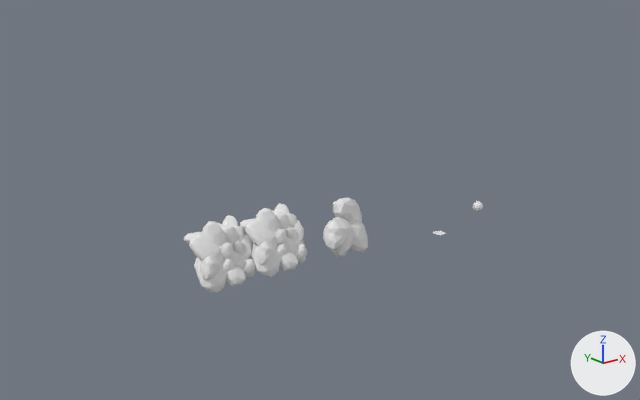
Renders of the Blender file Props.blend from each side of a commit.
Before and after are seen from a camera (50 mm lens) standing at (-114.7, -107.9, 56.1) and looking at (-28.3, 0.0, 12.9). The lights are fixed; the arrows at lower right show +X, +Y and +Z.
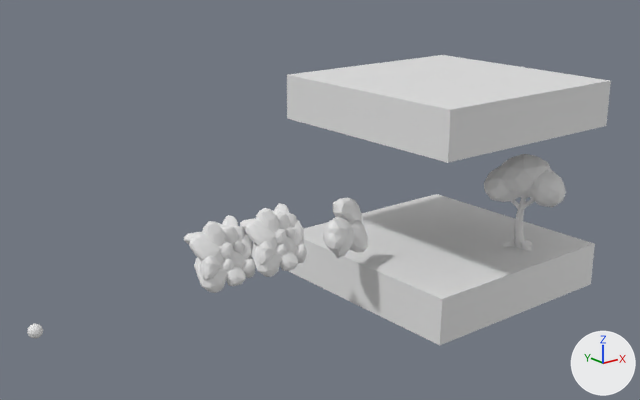
Changed parts and their boxes (x1, y1, x2, y2) in the pictures (640 x 400 px):
```json
{"object": "Cube.001", "change": "added", "after": [289, 194, 595, 345], "faces in mat_ground1 (white #e7e7e7)": [303, 194, 595, 311], "faces in mat_ground2 (white #e7e7e7)": [289, 251, 594, 345]}
{"object": "Cube.000", "change": "added", "after": [287, 55, 611, 163]}
{"object": "Icosphere", "change": "added", "after": [499, 154, 551, 198]}
{"object": "Icosphere.029", "change": "added", "after": [528, 170, 566, 207]}
{"object": "Icosphere.030", "change": "added", "after": [484, 166, 518, 202]}
{"object": "Cylinder", "change": "added", "after": [503, 197, 534, 251]}
{"object": "Icosphere.003", "change": "moved", "before": [473, 201, 483, 211], "after": [27, 324, 43, 339]}
```

The change, as JSON lines over the scene's bpy script:
```json
{"op": "add", "block": "mat_ground1", "code": ["mat_ground1 = principled_material('Ground1')", "mat_ground1.base_color = (0.8, 0.8, 0.8)  # white #e7e7e7"]}
{"op": "add", "block": "mat_ground2", "code": ["mat_ground2 = principled_material('Ground2')", "mat_ground2.base_color = (0.8, 0.8, 0.8)  # white #e7e7e7"]}
{"op": "add", "block": "me_cylinder", "code": ["me_cylinder = bpy.data.meshes.new('Cylinder')", "me_cylinder.from_pydata(...)  # 128 vertices, 110 faces; spans x -2.93..2.77, y -3.03..2.6, z 0.0..12.04", "me_cylinder.polygons.foreach_set('use_smooth', [True] * 110)"]}
{"op": "add", "block": "me_cube_040", "code": ["me_cube_040 = bpy.data.meshes.new('Cube.040')", "me_cube_040.from_pydata(...)  # a box spanning x -20.0..20.0, y -20.0..20.0, z -8.0..0.0"]}
{"op": "add", "block": "me_cube_039", "code": ["me_cube_039 = bpy.data.meshes.new('Cube.039')", "me_cube_039.from_pydata(...)  # 12 vertices, 10 faces; spans x -20.0..20.0, y -20.0..20.0, z -8.0..0.0", "# faces by material slot: [5, 5]", "me_cube_039.materials.append(mat_ground1)  # white #e7e7e7", "me_cube_039.materials.append(mat_ground2)  # white #e7e7e7"]}
{"op": "set", "path": "ob_icosphere_003.location", "old": "(8.5, -1.6, 4.9)", "new": "(-77.5, -1.6, 4.9)"}
{"op": "add", "block": "ob_icosphere_030", "code": ["ob_icosphere_030 = bpy.data.objects.new('Icosphere.030', me_icosphere_004.copy())  # the mesh of ob_icosphere_003", "ob_icosphere_030.location = (7.3, -9.1, 11.3)", "ob_icosphere_030.rotation_euler = (-0.431, -0.119, -0.0327)  # degrees (-25, -6.8, -1.9)", "ob_icosphere_030.scale = (4.19, 4.19, 3.35)"]}
{"op": "add", "block": "ob_icosphere_029", "code": ["ob_icosphere_029 = bpy.data.objects.new('Icosphere.029', me_icosphere_004.copy())  # the mesh of ob_icosphere_003", "ob_icosphere_029.location = (9.6, -15.8, 11.7)", "ob_icosphere_029.rotation_euler = (0.577, 0.332, 0.0803)  # degrees (33, 19, 4.6)", "ob_icosphere_029.scale = (3.91, 3.91, 3.13)"]}
{"op": "add", "block": "ob_icosphere", "code": ["ob_icosphere = bpy.data.objects.new('Icosphere', me_icosphere_004.copy())  # the mesh of ob_icosphere_003", "ob_icosphere.location = (8.7, -11.9, 13.1)", "ob_icosphere.rotation_euler = (-0.153, 0.0455, 0.00433)  # degrees (-8.8, 2.6, 0.2)", "ob_icosphere.scale = (4.95, 4.95, 3.96)"]}
{"op": "add", "block": "ob_cylinder", "code": ["ob_cylinder = bpy.data.objects.new('Cylinder', me_cylinder)", "ob_cylinder.location = (8.5, -12.4, 0.0)"]}
{"op": "add", "block": "ob_cube_000", "code": ["ob_cube_000 = bpy.data.objects.new('Cube.000', me_cube_040)", "ob_cube_000.location = (0.0, 0.0, 30.0)"]}
{"op": "add", "block": "ob_cube_001", "code": ["ob_cube_001 = bpy.data.objects.new('Cube.001', me_cube_039)", "ob_cube_001.location = (0.0, 0.0, 0.0)"]}
```
